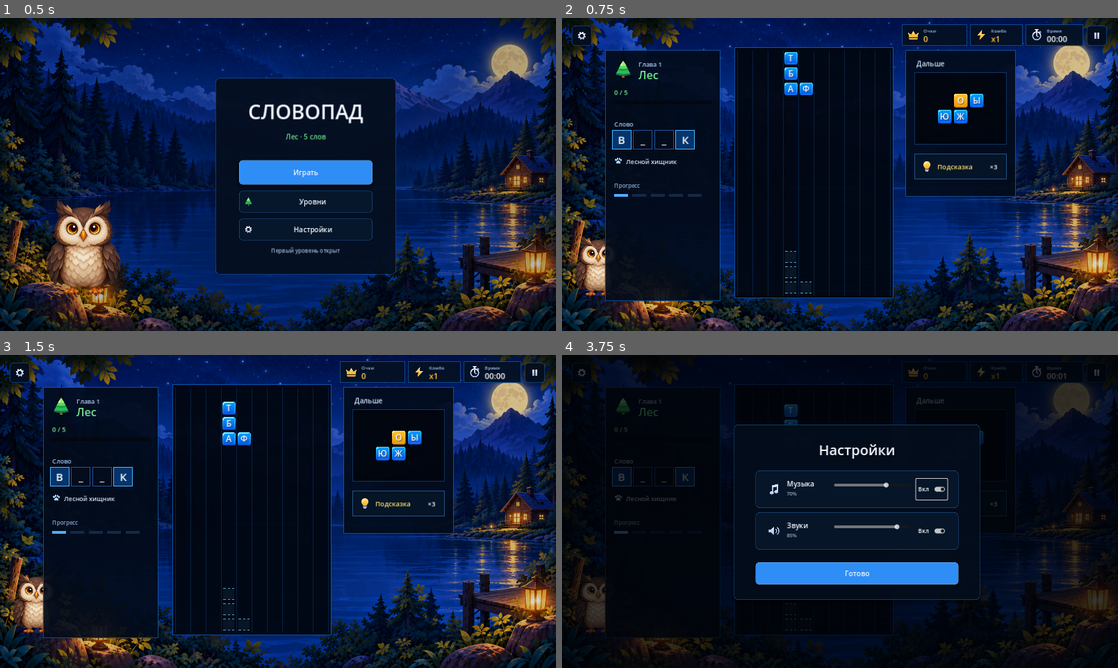
Above: before the commit, frames 1-4 (two rows, left to right).
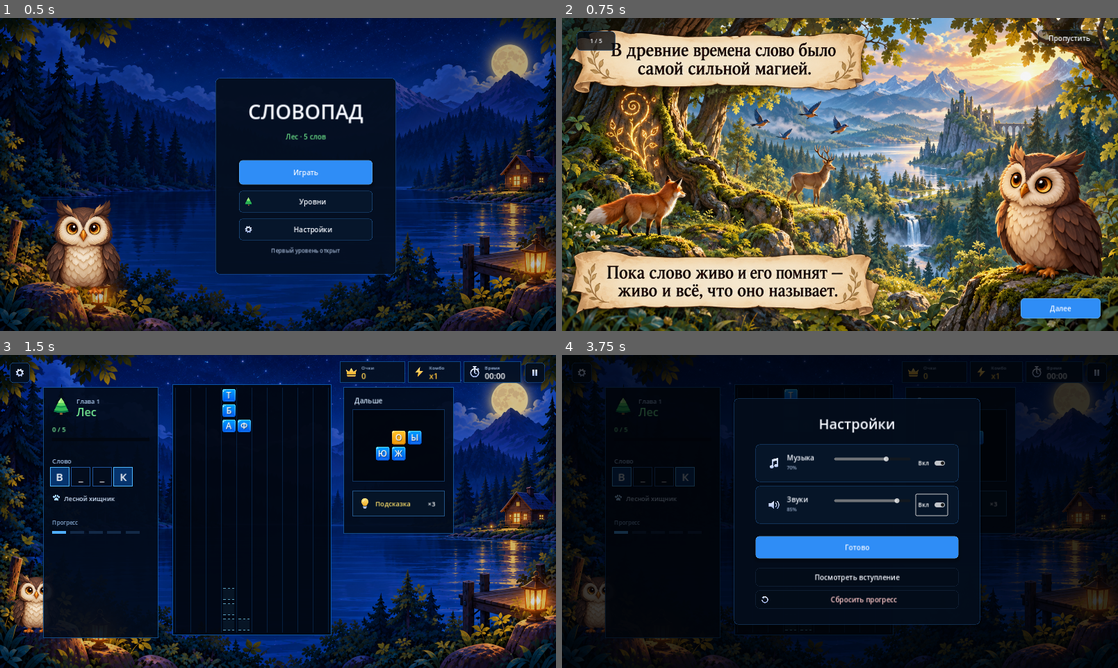
Above: after the commit, the same moments.

Repository: AndrewStartcev/word-bricks
Game: Godot game, scene res://main.tscn
The game is run twice, just before and just after one commit, with the same random seed, the same clock (stepped at 60 frames per second) and the same inputs.
Inputs (mouse positions are in pixels of both pictures, inside the frame that each line leads up to):
- Up to frame 1 (0.5 s): no input
- Up to frame 2 (0.75 s): click "Играть" at 0.5 s
- Up to frame 3 (1.5 s): click (505, 373) at 1.25 s, where only the run after the commit has a clickable "Пропустить"
- Up to frame 4 (3.75 s): click (584, 373) at 2 s; click "Вкл" at 2.75 s; click "Выкл" at 3.5 s

Frame 1 is identical in both runs. In frame 2, 96% of the frame differs, in the area x 0-100%, y 0-100%; in frame 3, 0.5%; in frame 4, 8.5%.

Commit message:
feat: boot through story progression runtime

Diff:
--- a/godot/main.tscn
+++ b/godot/main.tscn
@@ -1,6 +1,6 @@
 [gd_scene load_steps=2 format=3]
 
-[ext_resource type="Script" path="res://scripts/app_runtime_compat.gd" id="1_app"]
+[ext_resource type="Script" path="res://scripts/app_runtime_story.gd" id="1_app"]
 
 [node name="App" type="Control"]
 layout_mode = 3
